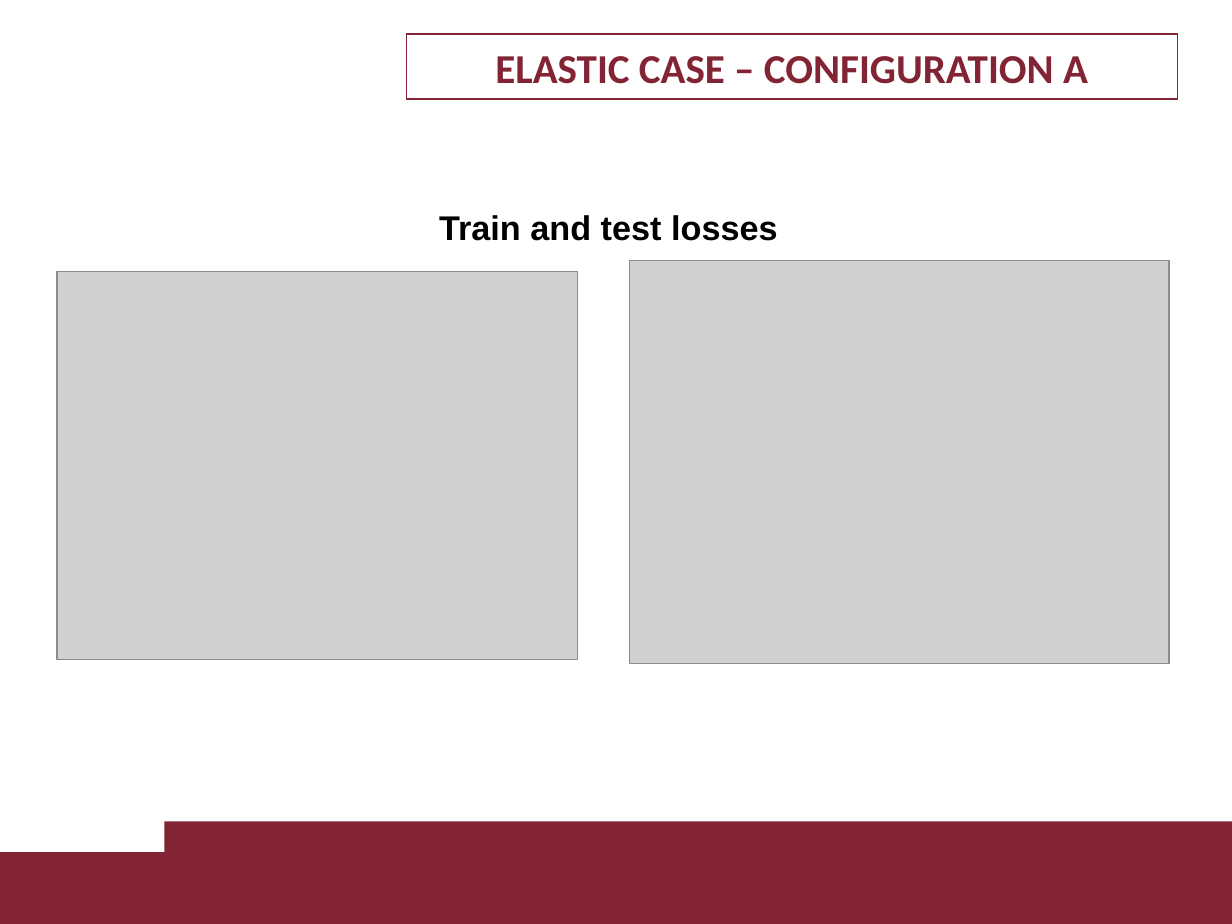
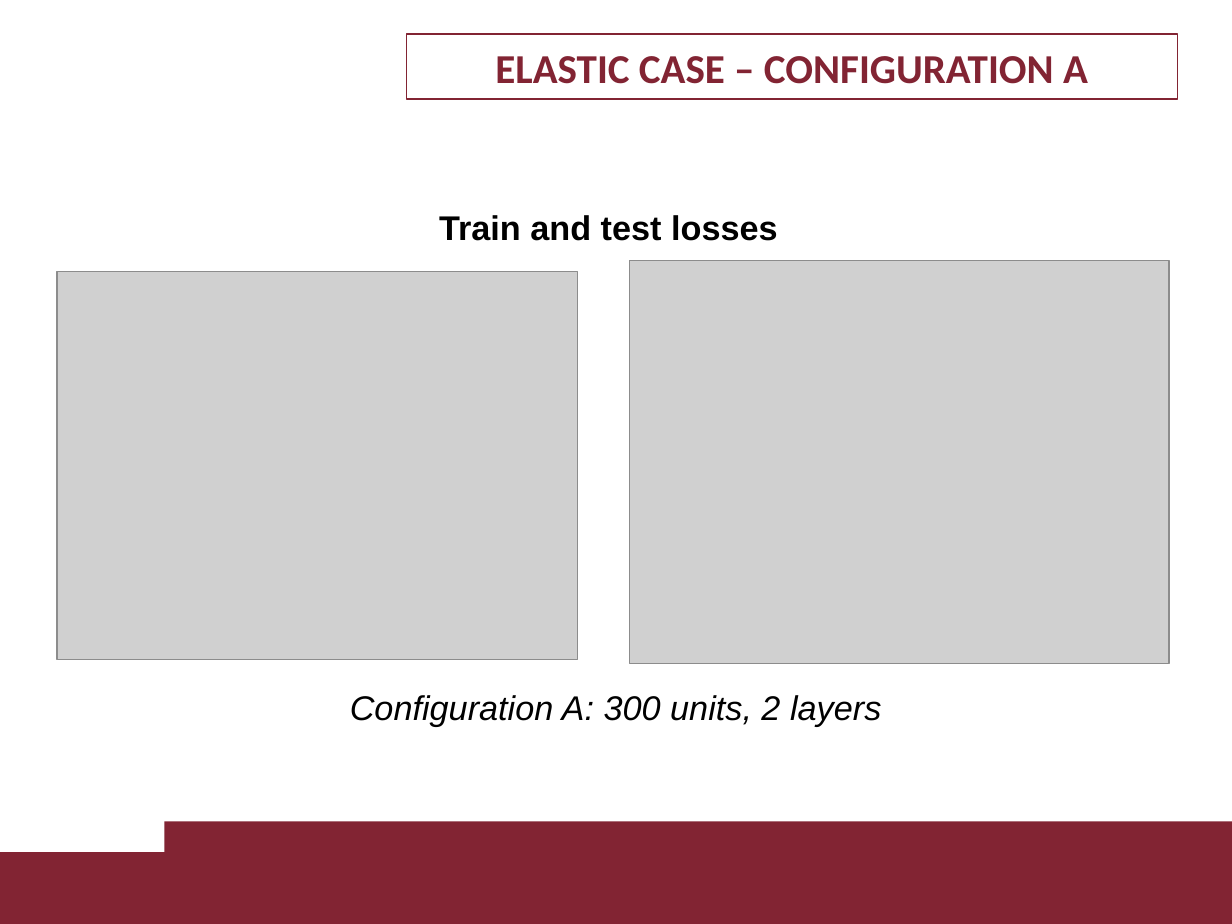
Before and after one commit to LorCir28/lagrangian_neural_network_with_PDcontroller_gravity_cancellation, a slide deck: slide 18 of presentation/1895955_1884561.pptx (slide 19 before the commit). Drawn at 1232x924 pixels with LibreOffice and Linux fonts; fonts in the diff are those of the drawing; grey boxes stand for pictures; background and template pictures are left out. Boxes give left, top, right and bottom in pixels: in the first picture for what was removed or moved away, otherwise in the second. Text is boxed around its words. In the diff, an @@ line names an element or a change of style, - is before the commit and + after.

```diff
--- a/presentation/1895955_1884561.pptx
+++ b/presentation/1895955_1884561.pptx
@@ text added at box(350, 695, 881, 727), 20 pt, text #000000, italic @@
+Configuration A: 300 units, 2 layers
```
Also in this commit, not shown: 5 other slides changed, 5 slides added, 7 slides removed, 1 other file.
